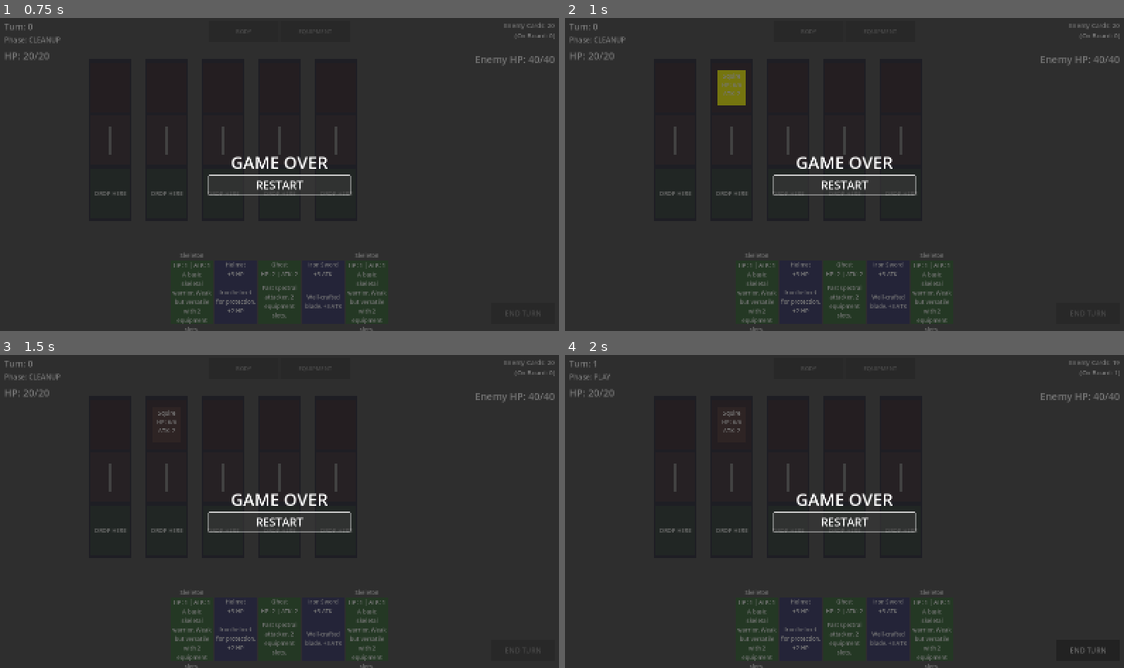
Above: before the commit, frames 1-4 (two rows, left to right).
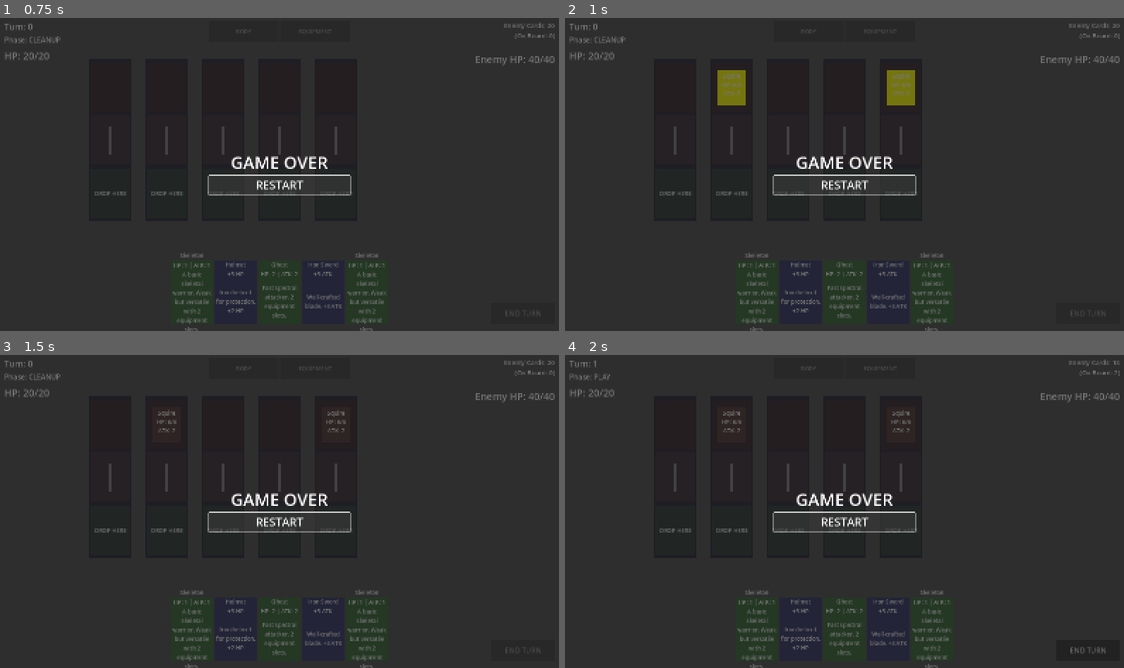
Above: after the commit, the same moments.

Repository: KaylaKZJ/deadhand
Game: Godot game, scene res://scenes/main.tscn
Two runs of this game, one before a commit and one after it. Both use one fixed random seed, a clock stepped at 60 frames per second and the inputs below.
Inputs:
- Up to frame 1 (0.75 s): click "RESTART" at 0.5 s
- Up to frame 2 (1 s): no input
- Up to frame 3 (1.5 s): click "RESTART" at 1.25 s
- Up to frame 4 (2 s): no input

Frame 1 is identical in both runs. In frame 2, 0.6% of the frame differs, in the area x 57-63%, y 16-28%; in frame 3, less than 0.1%; in frame 4, less than 0.1%.

Commit message:
feat: update enemy AI for 3-column spawn system
Changes:
- Increase MAX_SPAWNS_PER_TURN from 1 to 2 enemies per turn
- Update spawn logic to target column 2 (spawn position) instead of any empty lane
- Check column 2 availability using get_enemy_in_column(2) instead of has_enemy_unit()
- Shuffle available lanes for randomized spawn placement
- Add detailed debug logging for spawn decisions

Behavior:
- AI now spawns up to 2 enemies per turn at column 2
- Enemies will advance to column 1 during advance phase
- Creates pressure on player as enemies build up at range before engaging

Diff:
--- a/scripts/managers/enemy_ai.gd
+++ b/scripts/managers/enemy_ai.gd
@@ -4,19 +4,19 @@
 
 var deck_manager: DeckManager
 const MAX_ENEMIES_ON_BOARD: int = 5  # Maximum enemies allowed on board at once
-const MAX_SPAWNS_PER_TURN: int = 1 # Maximum new enemies spawned per turn
+const MAX_SPAWNS_PER_TURN: int = 2 # Maximum new enemies spawned per turn
 
 func initialize(deck_mgr: DeckManager):
 	"""Set up enemy AI with deck manager reference"""
 	deck_manager = deck_mgr
 
 func spawn_enemies(lanes: Array[Lane]):
-	"""Spawn enemies to empty lanes (up to max)"""
+	"""Spawn enemies to column 2 (spawn position) in empty lanes"""
 	if not deck_manager:
 		print("ERROR: EnemyAI not initialized with DeckManager!")
 		return
 
-	# Count current enemies
+	# Count current enemies (check both column 1 and column 2)
 	var enemy_count = 0
 	for lane in lanes:
 		if lane.has_enemy_unit():
@@ -34,19 +34,19 @@
 	print("Board space available: %d" % board_space_available)
 	print("Can spawn up to: %d enemies (per-turn limit)" % spawn_slots_available)
 
-	# Get all empty lanes and shuffle them for random placement
-	var empty_lanes: Array[Lane] = []
+	# Get all lanes where column 2 is empty (can spawn)
+	var available_lanes: Array[Lane] = []
 	for lane in lanes:
-		if not lane.has_enemy_unit():
-			empty_lanes.append(lane)
+		if lane.get_enemy_in_column(2) == null:  # Column 2 must be empty
+			available_lanes.append(lane)
 
-	# Shuffle the empty lanes for random spawn order
-	empty_lanes.shuffle()
+	# Shuffle the available lanes for random placement
+	available_lanes.shuffle()
 
-	print("Found %d empty lanes (shuffled)" % empty_lanes.size())
+	print("Found %d lanes with empty column 2 (shuffled)" % available_lanes.size())
 
-	# Spawn enemies to random empty lanes
-	for lane in empty_lanes:
+	# Spawn enemies to random available lanes at column 2
+	for lane in available_lanes:
 		if spawned_this_turn >= spawn_slots_available:
 			print("  -> Reached spawn limit (%d/%d)" % [spawned_this_turn, spawn_slots_available])
 			break
@@ -54,9 +54,9 @@
 		# Try to draw an enemy card
 		var enemy_card = deck_manager.draw_enemy_card()
 		if enemy_card:
-			lane.summon_enemy_unit(enemy_card)
+			lane.summon_enemy_unit(enemy_card, 2)  # Spawn at column 2!
 			spawned_this_turn += 1
-			print("  -> Spawned %s to Lane %d" % [enemy_card.card_name, lane.lane_index])
+			print("  -> Spawned %s to Lane %d (column 2)" % [enemy_card.card_name, lane.lane_index])
 		else:
 			print("  -> Enemy deck is empty!")
 			break
